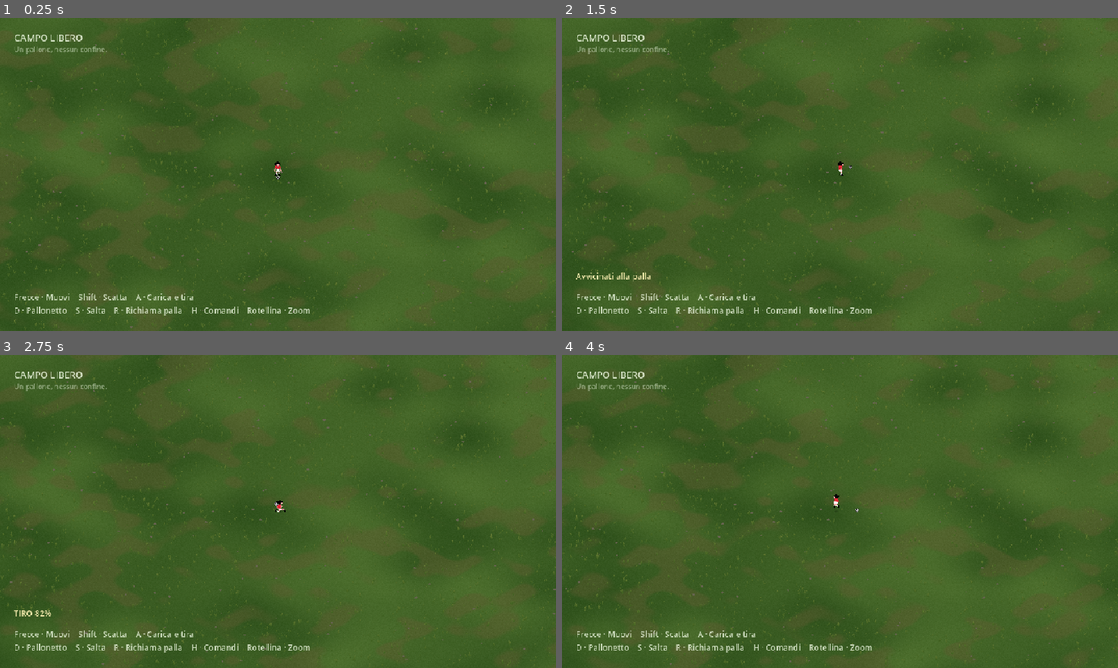
Above: before the commit, frames 1-4 (two rows, left to right).
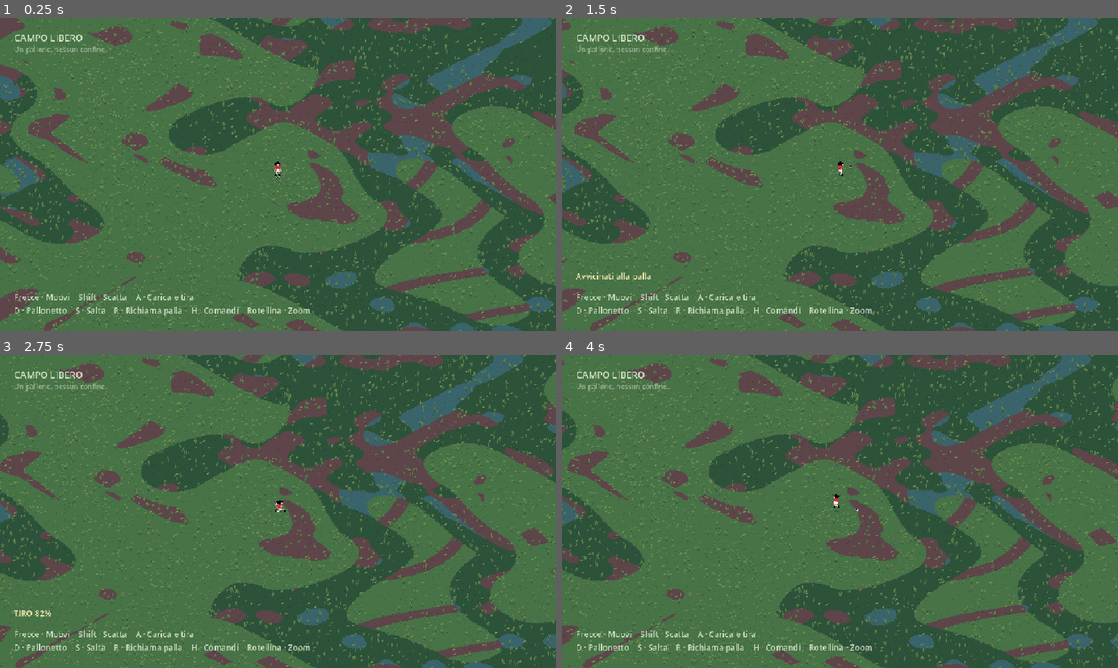
Above: after the commit, the same moments.

Repository: der1988/darkcave
Game: Godot game, scene res://scenes/football/main.tscn
Same seed, same stepped clock (60 frames per second), same inputs: the game is played once before the commit and once after it.
Inputs (mouse positions are in pixels of both pictures, inside the frame that each line leads up to):
- Up to frame 1 (0.25 s): no input
- Up to frame 2 (1.5 s): tap Enter at 0.5 s; move the mouse to (962, 158) at 0.52 s; hold Right (football_right) 0.53-1.25 s; hold A (football_shoot) 0.53-1.25 s; click (962, 158) at 0.67 s; tap S (football_jump) at 0.77 s; tap Shift (football_sprint) at 0.8 s; drag from (728, 190) to (812, 237) at 1.27 s
- Up to frame 3 (2.75 s): move the mouse to (333, 442) at 2.02 s; hold Right (football_right) from 2.03 s (still down); hold A (football_shoot) from 2.03 s (still down); tap Ctrl at 2.1 s
- Up to frame 4 (4 s): release Right (football_right) at 2.75 s; release A (football_shoot) at 2.75 s; drag from (812, 574) to (673, 464) at 2.77 s; move the mouse to (1006, 558) at 3.52 s; hold Left (football_left) from 3.53 s (still down); hold R (football_recall) from 3.53 s (still down); tap S (football_jump) at 3.77 s; tap Ctrl at 3.8 s

The runs differ from the first frame. In frame 1, 86% of the frame differs, in the area x 0-100%, y 0-100%; in frame 2, 86%; in frame 3, 86%; in frame 4, 86%.

Commit message:
Refine pixel art ground variants and enable charged aerial volleys

Diff:
--- a/assets/football/grass.gdshader
+++ b/assets/football/grass.gdshader
@@ -8,11 +8,29 @@
 }
 void vertex(){world_position=(MODEL_MATRIX*vec4(VERTEX,1)).xyz;}
 void fragment(){
- vec2 p=world_position.xz;
- float broad=noise(p*.15);
- float dry=smoothstep(.57,.8,noise(p*.38+17.0));
- float blades=noise(p*23.0);
- vec3 grass=mix(vec3(.19,.32,.12),vec3(.30,.43,.18),broad);
- grass=mix(grass,vec3(.36,.36,.19),dry*.48);
- ALBEDO=grass+(blades-.5)*.045;
+ // Fixed world pixels, discrete palette: no smooth mottling or subpixel grain.
+ vec2 pixel=floor(world_position.xz*6.0);
+ vec2 p=pixel/6.0;
+ float region=floor(noise(p*.09)*6.0);
+ float detail=hash(pixel);
+ float patch=noise(p*.32);
+ vec3 dark=vec3(.18,.32,.23);
+ vec3 mid=vec3(.28,.45,.28);
+ vec3 light=vec3(.43,.56,.31);
+ vec3 soil=vec3(.37,.27,.29);
+ vec3 color=mid;
+ // Six related ground families: meadow, bare patches, low turf,
+ // sparse tall grass, damp ground and worn tracks.
+ if(region<1.0){color=detail>.96?light:mid;}
+ else if(region<2.0){color=patch>.65?soil:mid;}
+ else if(region<3.0){color=detail>.98?light:mid;}
+ else if(region<4.0){color=patch>.62?soil:dark;}
+ else if(region<5.0){color=patch>.69?vec3(.23,.39,.42):dark;}
+ else{color=abs(sin(p.x*.35+sin(p.y*.2)))<.30?soil:mid;}
+ // Sparse short two-pixel blades; consistent crisp marks rather than white noise.
+ vec2 blade=floor(pixel/vec2(2.0,3.0));
+ float seed=hash(blade);
+ if(seed>.96 && mod(pixel.y,3.0)<2.0 && mod(pixel.x,2.0)<1.0){color=light;}
+ if(detail<.025){color*=.88;}
+ ALBEDO=color;
 }
--- a/project.godot
+++ b/project.godot
@@ -2,7 +2,7 @@
 config_version=5
 
 [application]
-config/name="Campo Libero — 0.2"
+config/name="Campo Libero — 0.3"
 run/main_scene="res://scenes/football/main.tscn"
 config/features=PackedStringArray("4.6", "GL Compatibility")
 config/description="Un piccolo calciatore, un pallone e un campo verde senza confini."
--- a/scripts/football/ball.gd
+++ b/scripts/football/ball.gd
@@ -34,6 +34,12 @@
 	var gap = Vector2(position.x-player.position.x,position.z-player.position.z).length()
 	return player.is_on_floor() and gap<1.05 and position.y<0.75 and touch_lock<=0.0
 
+# A volley has its own reach envelope; it must never enable airborne dribbling.
+func volley_reachable(player: FootballPlayer) -> bool:
+	var gap = Vector2(position.x-player.position.x,position.z-player.position.z).length()
+	var relative_height = position.y-player.position.y
+	return gap<1.2 and relative_height>=0.15 and relative_height<=1.6 and touch_lock<=0.0
+
 func control_near(player: FootballPlayer, delta: float) -> void:
 	controlled = false
 	if not reachable(player) or position.y>0.34 or linear_velocity.length()>9.0:
@@ -55,7 +61,7 @@
 	controlled = true
 
 func kick(player: FootballPlayer, power: float, lob: bool = false) -> bool:
-	if not reachable(player):
+	if not (reachable(player) if lob else volley_reachable(player)):
 		return false
 	var force = clampf(power,0.0,1.0)
 	var speed = lerpf(2.6,4.2,force) if lob else lerpf(5.0,15.0,force)
--- a/scripts/football/player.gd
+++ b/scripts/football/player.gd
@@ -39,10 +39,10 @@
 	var distance = Vector2(position.x-previous.x,position.z-previous.z).length()
 	kick_time = maxf(0.0,kick_time-delta)
 	var row = 0
-	if not is_on_floor():
+	if kick_time>0.0:
+		row = 5
+	elif not is_on_floor():
 		row = 2
-	elif kick_time>0.0:
-		row = 5
 	elif distance>0.002:
 		run_phase = fposmod(run_phase+distance/0.36,4.0)
 		row = 1+int(run_phase)
--- a/scripts/football/terrain.gd
+++ b/scripts/football/terrain.gd
@@ -15,8 +15,9 @@
 		var angle = blade*2.4
 		var base = Vector3(cos(angle),0,sin(angle))*0.09
 		var side = Vector3(cos(angle+1.57),0,sin(angle+1.57))*0.035
-		for point in [base-side,base+side,base+Vector3(0.06,0.26+blade*0.035,0)]:
-			surface.set_color(Color(0.24,0.37,0.13) if point.y<0.01 else Color(0.40,0.48,0.21))
+		var top = Vector3(0.0,0.25+blade*0.04,0)
+		for point in [base-side,base+side,base+side+top,base-side,base+side+top,base-side+top]:
+			surface.set_color(Color(0.18,0.32,0.23) if point.y<0.01 else Color(0.43,0.56,0.31))
 			surface.add_vertex(point)
 	tuft_mesh = surface.commit()
 	var grass_material = StandardMaterial3D.new()
--- a/tests/football_test.gd
+++ b/tests/football_test.gd
@@ -132,6 +132,34 @@
 	check(absf(game.player.shadow.global_position.y-0.012)<0.01 and absf(game.camera_rig.position.y)<0.01,"Jump shadow and camera stay grounded")
 	await ticks(60)
 	check(game.player.is_on_floor() and absf(game.player.position.y)<0.01,"Jump lands naturally on the floor")
+	command("recall")
+	await ticks(30)
+	game.player.facing = FootballControls.world_direction(Vector2.DOWN)
+	command("recall")
+	await ticks(30)
+	command("lob")
+	command("shoot")
+	Input.action_press("football_down")
+	await ticks(24)
+	check(game.charging and game.ball.position.y>1.0,"Shot charge can start while a lob is airborne")
+	game.player.jump()
+	await ticks(16)
+	Input.action_release("football_down")
+	var volley_position = game.ball.position
+	check(game.ball.volley_reachable(game.player),"Player can reach the lob with a running jump")
+	command("shoot",false)
+	check(game.ball.linear_velocity.y<1.0 and Vector2(game.ball.linear_velocity.x,game.ball.linear_velocity.z).length()>10.0,"Releasing charge strikes an airborne ball decisively")
+	check(game.ball.position.is_equal_approx(volley_position) and not game.ball.controlled,"Volley changes velocity without snapping or attaching the ball")
+	await ticks(1)
+	check(game.player.sprite.frame>=40,"Airborne kick pose remains visible over jump pose")
+	await ticks(90)
+	command("recall")
+	await ticks(30)
+	game.ball.pending_recall = game.player.position+game.player.facing*0.8+Vector3.UP*3.5
+	await ticks(2)
+	check(not game.attempt_kick(1.0,false),"Ball above the player's reach cannot be volleyed remotely")
+	command("recall")
+	await ticks(30)
 	command("help")
 	check(not game.help.visible,"H hides controls")
 	command("help")
--- a/tools/capture_football.gd
+++ b/tools/capture_football.gd
@@ -12,7 +12,7 @@
 
 func shot(name: String) -> void:
 	await RenderingServer.frame_post_draw
-	assert(root.get_texture().get_image().save_png("res://screenshots/football-02/"+name+".png")==OK)
+	assert(root.get_texture().get_image().save_png("res://screenshots/football-03/"+name+".png")==OK)
 
 func run() -> void:
 	game = load("res://scenes/football/main.tscn").instantiate()
@@ -39,6 +39,25 @@
 	await ticks(14)
 	await shot("04-salto")
 	await ticks(106)
+	game.ball.recall(game.player)
+	await ticks(30)
+	game.player.facing = FootballControls.world_direction(Vector2.DOWN)
+	game.ball.recall(game.player)
+	await ticks(30)
+	game.attempt_kick(0.35,true)
+	var charge = InputEventAction.new()
+	charge.action = "football_shoot"
+	charge.pressed = true
+	game._unhandled_input(charge)
+	Input.action_press("football_down")
+	await ticks(24)
+	game.player.jump()
+	await ticks(16)
+	Input.action_release("football_down")
+	charge.pressed = false
+	game._unhandled_input(charge)
+	await ticks(1)
+	await shot("05-tiro-al-volo")
 	game.queue_free()
 	await process_frame
 	quit()
Binary file added: screenshots/football-03/01-campo-libero.png
Binary file added: screenshots/football-03/02-palla-al-piede.png
Binary file added: screenshots/football-03/03-pallonetto.png
Binary file added: screenshots/football-03/04-browser.png
Binary file added: screenshots/football-03/04-salto.png
Binary file added: screenshots/football-03/05-carica-tiro-web.png
Binary file added: screenshots/football-03/05-tiro-al-volo.png
Binary file added: screenshots/football-03/06-salto-web.png
Not shown, changed: GAME_DESIGN.md
Not shown, changed: README.md
Not shown, changed: ROADMAP.md
Not shown, changed: web/index.html
(and 1 more such lines)
